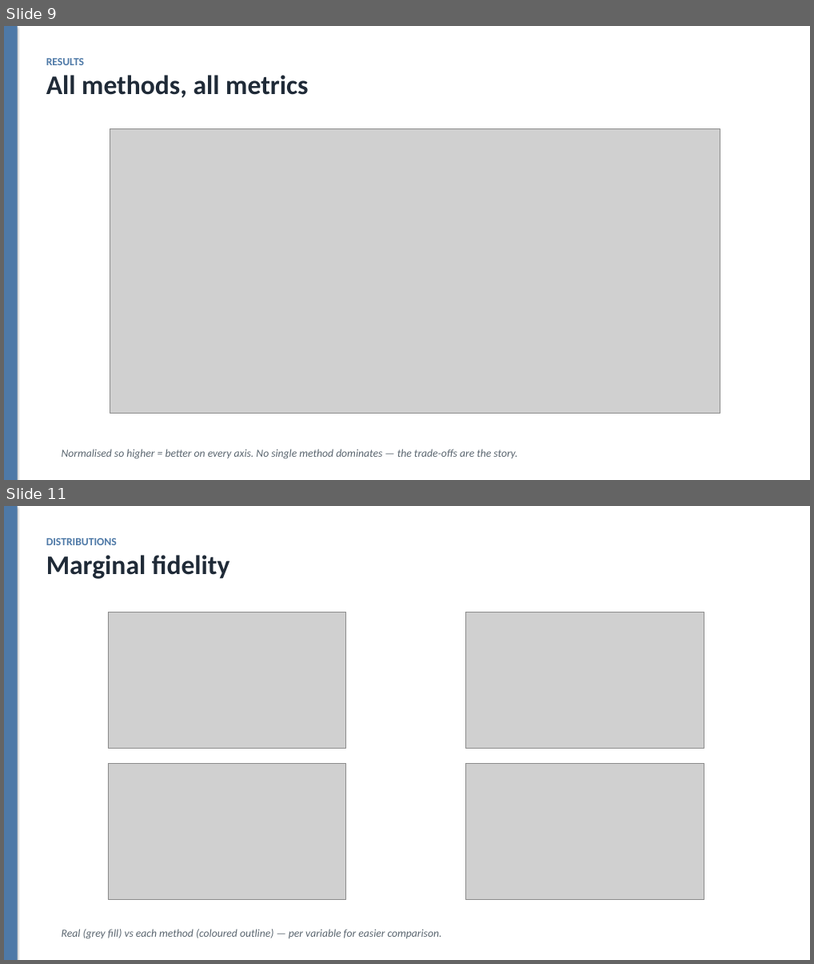
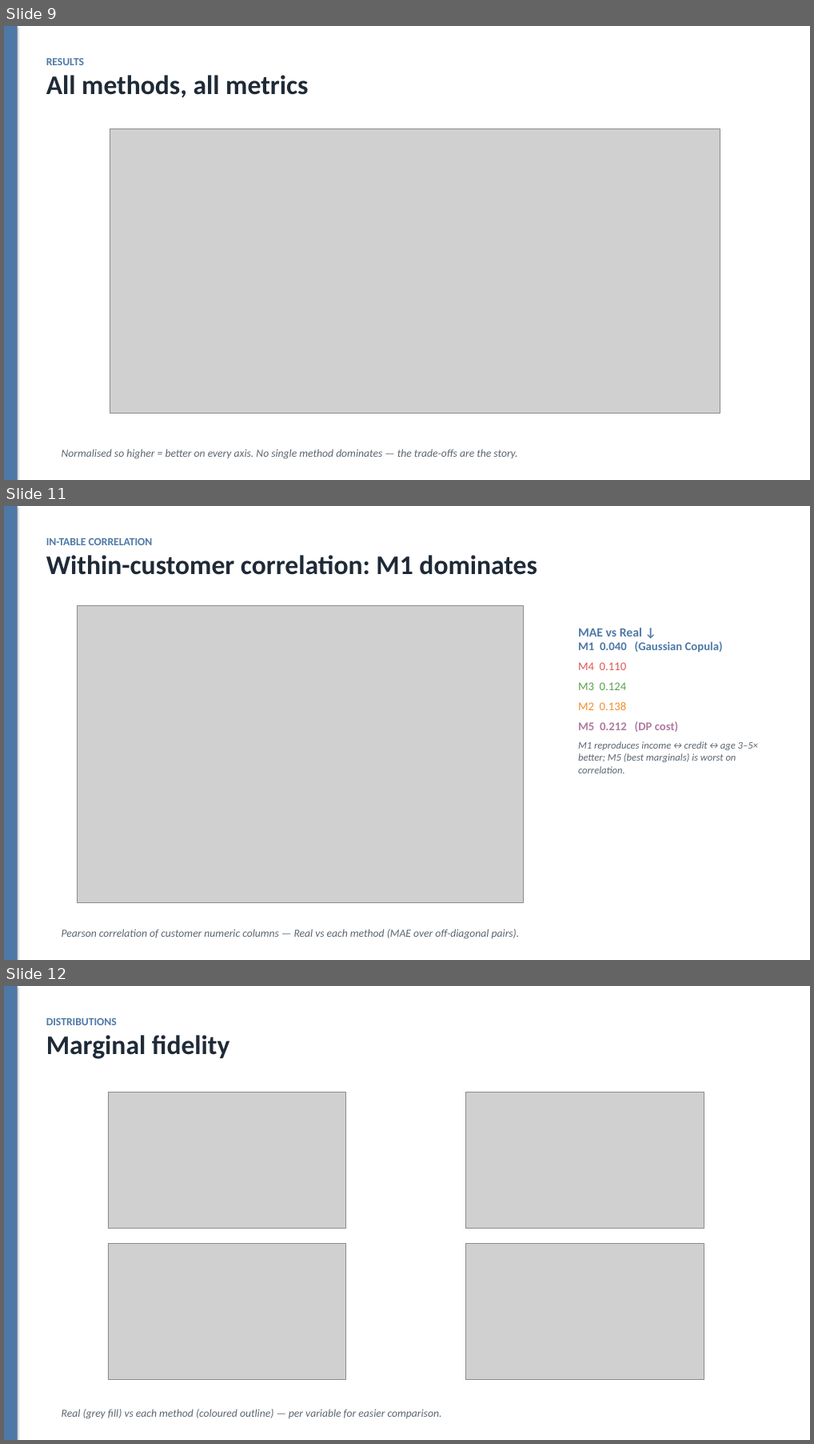
Before and after one commit to dylanwang2111/synthetic_data_gen, a slide deck: slides.pptx. Shown one above the other, each under a label of ours: slides 9 and 11 before the commit, slides 9, 11 and 12 after it; the slides between them are not shown. The pictures are 814x964 and 814x1444 pixels, drawn with LibreOffice and Linux fonts; fonts in the diff are those of the drawing; grey boxes stand for pictures. Boxes give left, top, right and bottom in pixels: in the first picture for what was removed or moved away, otherwise in the second. Text is boxed around its words. In the diff, an @@ line names an element or a change of style, - is before the commit and + after.

Commit message:
Add within-table (customer) correlation charts
Cross-table correlation is weak for every method, so add the more discriminating
within-customer view: Pearson correlation matrices (income/credit/age/tenure/
dependents) for Real vs each method, plus a per-method MAE ranking. Reveals that
M1's Gaussian Copula reproduces the correlation structure 3–5× better than the
others (MAE 0.040), while M5/SmartNoise — the marginal-fidelity winner — is the
worst on correlation (0.212), the cost of DP noise + spanning-tree marginals.
New notebook section + reports/in_table_correlation.png, in_table_corr_error.png,
and a matching slide.

```diff
--- a/slides.pptx
+++ b/slides.pptx
@@ slide 11 added at bbox=[4, 506, 810, 960], background #FFFFFF @@
@@ rectangle added at bbox=[4, 506, 18, 960], fill #4E79A7 @@
@@ text added at bbox=[46, 538, 538, 575], 32 pt, text #1F2A37, bold @@
+IN-TABLE CORRELATION
+Within-customer correlation: M1 dominates
@@ picture added at bbox=[77, 606, 523, 902] @@
@@ text added at bbox=[578, 628, 758, 773], 12 pt, text #5B6670, italic @@
+MAE vs Real ↓
+M1 0.040 (Gaussian Copula)
+M4 0.110
+M3 0.124
+M2 0.138
+M5 0.212 (DP cost)
+M1 reproduces income↔credit↔age 3–5× better; M5 (best marginals) is worst on correlation.
@@ text added at bbox=[62, 928, 520, 939], 13 pt, text #5B6670, italic @@
+Pearson correlation of customer numeric columns — Real vs each method (MAE over off-diagonal pairs).
@@ what was slide 11 is now slide 12 @@
```
Also in this commit, not shown: 1 slide changed, 4 other files.
